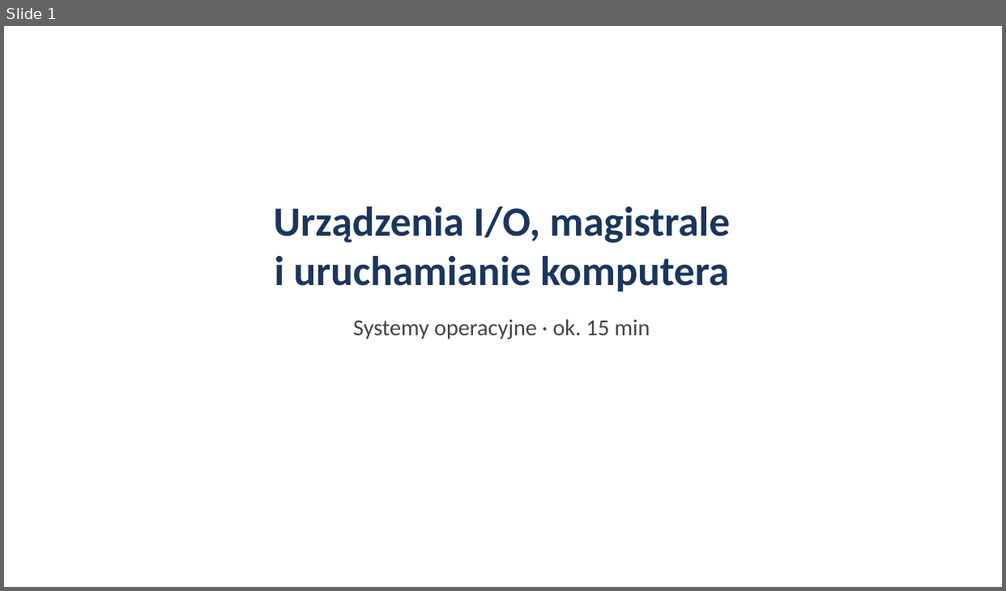
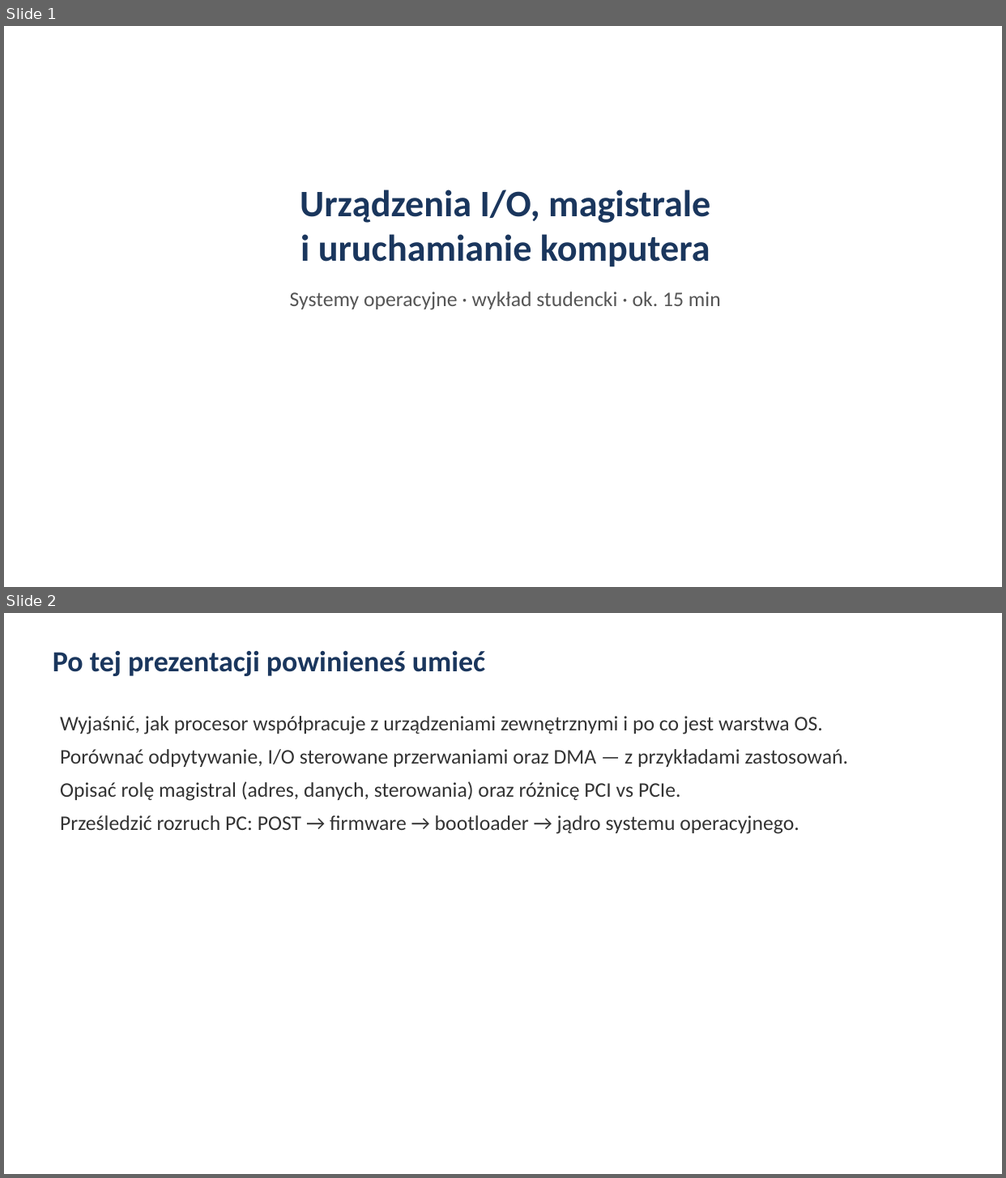
Before and after one commit to PL77239/RESEARCH, a slide deck: prezentacja/prezentacja-os.pptx. Shown one above the other, each under a label of ours: slide 1 before the commit, slides 1 and 2 after it. The pictures are 1006x591 and 1006x1178 pixels, drawn with LibreOffice and Linux fonts; fonts in the diff are those of the drawing. Boxes give left, top, right and bottom in pixels: in the first picture for what was removed or moved away, otherwise in the second. Text is boxed around its words. In the diff, an @@ line names an element or a change of style, - is before the commit and + after.

```diff
--- a/prezentacja/prezentacja-os.pptx
+++ b/prezentacja/prezentacja-os.pptx
@@ slide 2 added at (4,613,1002,1174), background #FFFFFF @@
@@ text added at (53,651,485,676), 28 pt, text #1A365D, bold @@
+Po tej prezentacji powinieneś umieć
@@ text added at (60,716,849,834), 20 pt, text #333333 @@
+Wyjaśnić, jak procesor współpracuje z urządzeniami zewnętrznymi i po co jest warstwa OS.
+Porównać odpytywanie, I/O sterowane przerwaniami oraz DMA — z przykładami zastosowań.
+Opisać rolę magistral (adres, danych, sterowania) oraz różnicę PCI vs PCIe.
+Prześledzić rozruch PC: POST → firmware → bootloader → jądro systemu operacyjnego.
@@ slide 1 changed as well @@
@@ text "Urządzenia I/O, magistrale i uruchamianie ...": place and size @@
-text "Urządzenia I/O, magistrale i uruchamianie ..." at (274,207,730,339)
+text "Urządzenia I/O, magistrale i uruchamianie ..." at (290,190,721,310)
@@ text at (300,190,710,267): size 40 to 36 pt in "Urządzenia I/O, magistrale i uruchamianie komputera" @@
@@ text at (290,292,721,310): text changed; size 22 to 20 pt; text colour #444444 to #555555 @@
-Systemy operacyjne · ok. 15 min
+Systemy operacyjne · wykład studencki · ok. 15 min
```
Also in this commit, not shown: 1 other slide changed, 20 other slides added, 15 slides removed.
